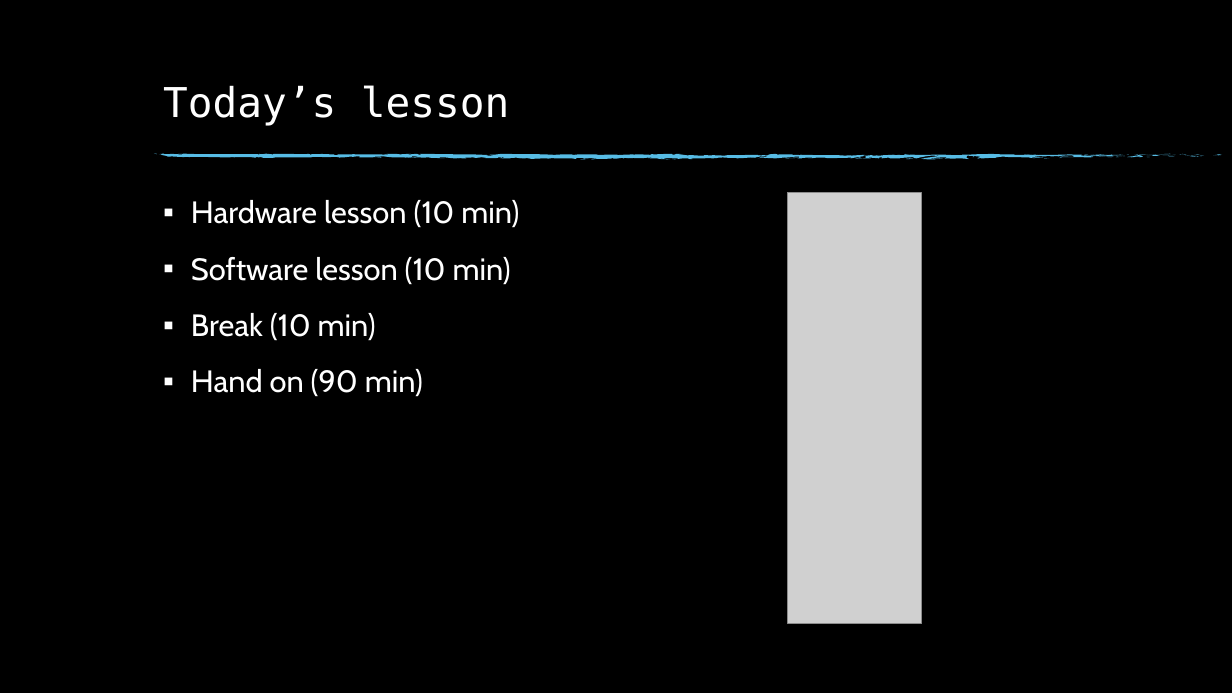
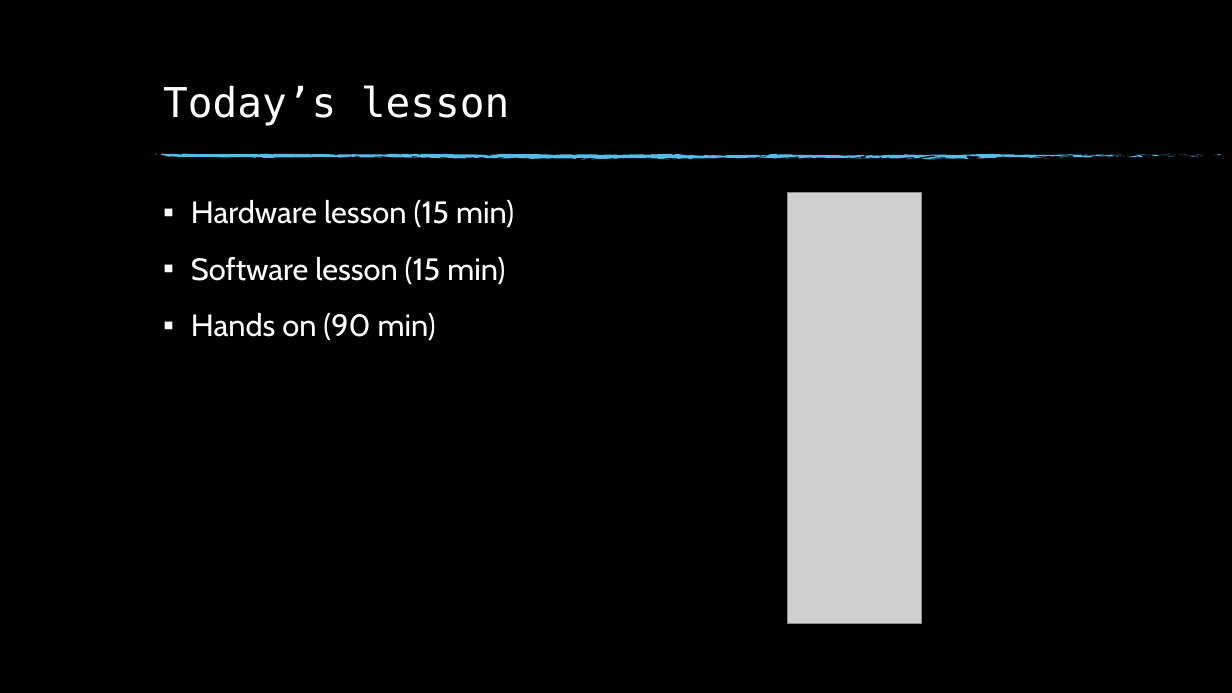
Before and after one commit to doherty100/kidzhackphilly, a slide deck: slide 2 of 01-pc-and-os/01-pc-and-os.pptx. Drawn at 1232x693 pixels with LibreOffice and Linux fonts; fonts in the diff are those of the drawing; grey boxes stand for pictures; background and template pictures are left out. Boxes give left, top, right and bottom in pixels: in the first picture for what was removed or moved away, otherwise in the second. Text is boxed around its words. In the diff, an @@ line names an element or a change of style, - is before the commit and + after.

Commit message:
Minor edits to lesson 1 PowerPoint

```diff
--- a/01-pc-and-os/01-pc-and-os.pptx
+++ b/01-pc-and-os/01-pc-and-os.pptx
@@ text at bbox=[191, 200, 514, 341]: text changed @@
-▪ Hardware lesson (10 min)
-▪ Software lesson (10 min)
-▪ Break (10 min)
-▪ Hand on (90 min)
+▪ Hardware lesson (15 min)
+▪ Software lesson (15 min)
+▪ Hands on (90 min)
```
Also in this commit, not shown: 3 other slides changed.
